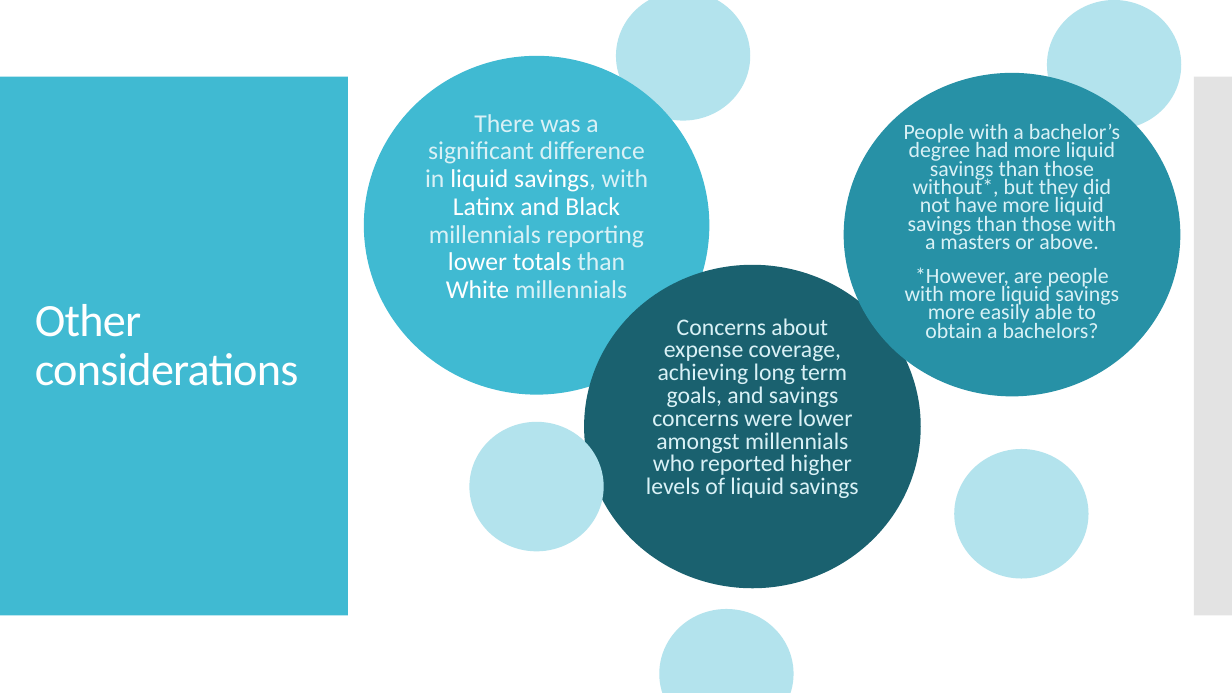
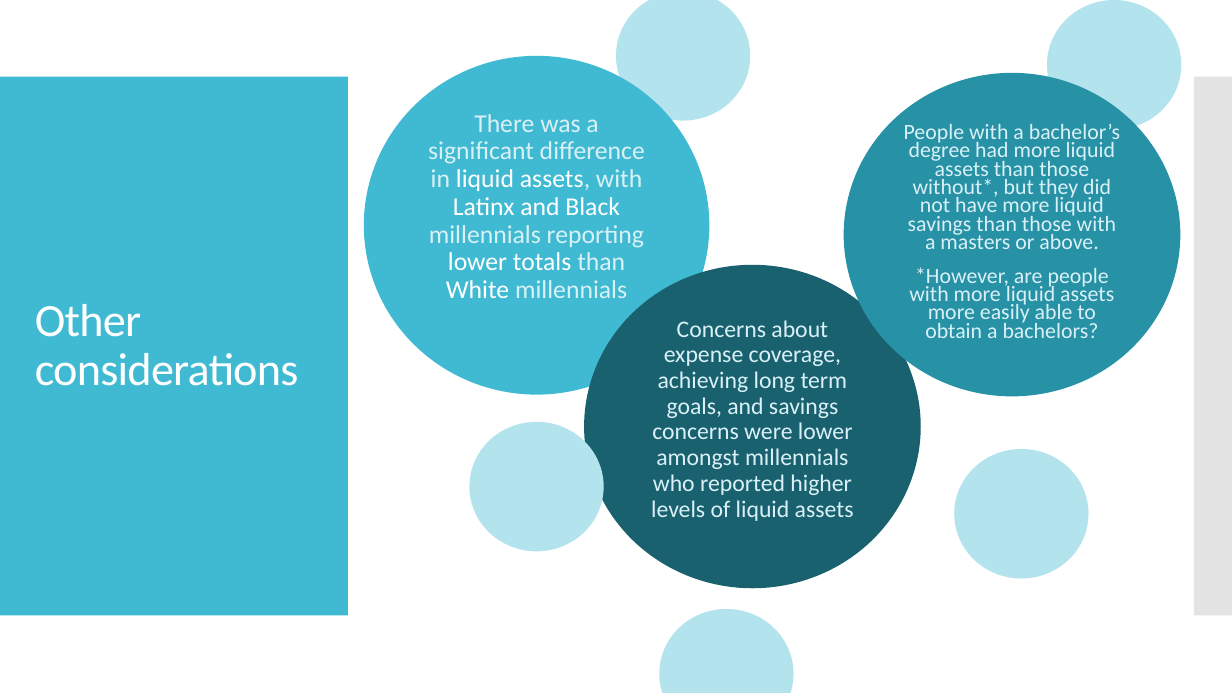
Before and after one commit to jazzstep/CFSI-USHPS-MillSavings, a slide deck: slide 4 of Millennials and Savings.pptx. Drawn at 1232x693 pixels with LibreOffice and Linux fonts; fonts in the diff are those of the drawing. Boxes give left, top, right and bottom in pixels: in the first picture for what was removed or moved away, otherwise in the second. Text is boxed around its words. In the diff, an @@ line names an element or a change of style, - is before the commit and + after.

```diff
--- a/Millennials and Savings.pptx
+++ b/Millennials and Savings.pptx
@@ text at (428,114,645,298): text changed @@
-There was a significant difference in liquid savings, with Latinx and Black millennials reporting lower totals than White millennials
+There was a significant difference in liquid assets, with Latinx and Black millennials reporting lower totals than White millennials
@@ text in ellipse at (904,124,1120,338): text changed @@
-People with a bachelor’s degree had more liquid savings than those without*, but they did not have more liquid savings than those with a masters or above.
-*However, are people with more liquid savings more easily able to obtain a bachelors?
+People with a bachelor’s degree had more liquid assets than those without*, but they did not have more liquid savings than those with a masters or above.
+*However, are people with more liquid assets more easily able to obtain a bachelors?
@@ text in ellipse at (651,320,854,521): text changed @@
-Concerns about expense coverage, achieving long term goals, and savings concerns were lower amongst millennials who reported higher levels of liquid savings
+Concerns about expense coverage, achieving long term goals, and savings concerns were lower amongst millennials who reported higher levels of liquid assets
```
Also in this commit, not shown: 6 other files.
